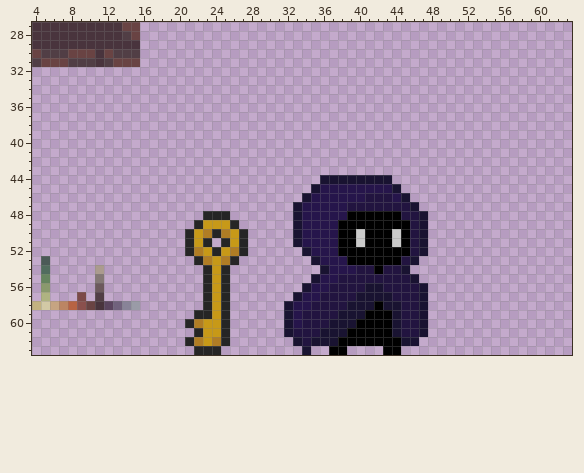
One commit to this pixel-art file: unused/art/in development.ase. This is how it looked before the edit.
64x64 pixels, 1 frame. Colours within 5 levels of each other are drawn and written as one. Shown: x 4..63, y 27..63.
And afterwards:
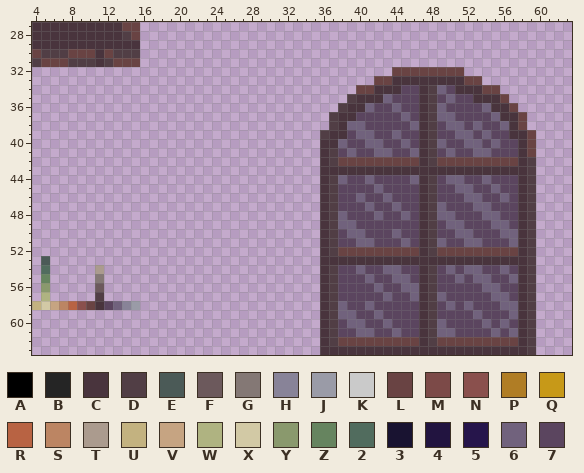
Palette (. is transparent): A #000000  B #252525  C #49343d  D #513e45  E #4b5a57  F #6c595c  G #847875  H #888398  J #9a9ba7  K #cacaca  L #694343  M #7c4a48  N #8a504d  P #b07d25  Q #c79918  R #b86343  S #bc8563  T #ab9b8e  U #c3b280  V #c6a482  W #afb381  X #d2c9a5  Y #8a996d  Z #66845f  2 #516c5e  3 #191331  4 #221440  5 #26154b  6 #71627d  7 #5b455f
The exact change:
{"y":32,"x":44,"old":"........","new":"LLLLLLLL"}
{"y":33,"x":42,"old":"............","new":"LLCCCCCCCCLL"}
{"y":34,"x":40,"old":"................","new":"LLCCC77CD67CCCLL"}
{"y":35,"x":39,"old":"..................","new":"DCCC6777CD7677CCCL"}
{"y":36,"x":38,"old":"....................","new":"DCC677677CD677776CCL"}
{"y":37,"x":37,"old":"......................","new":"DCC7777767CD6677776CCL"}
{"y":38,"x":37,"old":"......................","new":"DC66777776CD76676776CL"}
{"y":39,"x":36,"old":"........................","new":"DCC76677677CD77667677CCL"}
{"y":40,"x":36,"old":"........................","new":"CC677667767CD677667677CL"}
{"y":41,"x":36,"old":"........................","new":"CD767766776CD767766777CL"}
{"y":42,"x":36,"old":"........................","new":"CDLLLLLLLLLCDLLLLLLLLLCD"}
{"y":43,"x":36,"old":"........................","new":"CCCCCCCCCCCCCCCCCCCCCCCD"}
{"y":44,"x":36,"old":"33333333................","new":"CD677677776CD766776777CD"}
{"y":45,"x":35,"old":"3555555553...............","new":".CD777767777CD776677677CD"}
{"y":46,"x":34,"old":"355555544453..............","new":"..CD776776777CD777667767CD"}
{"y":47,"x":33,"old":"35555544444443.............","new":"...CD777677677CD677766777CD"}
{"y":48,"x":23,"old":"BBB","new":"..."}
{"y":48,"x":33,"old":"355555AAAAAA443............","new":"...CD677767767CD667776677CD"}
{"y":49,"x":22,"old":"BQQQB","new":"....."}
{"y":49,"x":33,"old":"35555AAAAAAAA43............","new":"...CD667777777CD766777667CD"}
{"y":50,"x":21,"old":"BQPBPQB","new":"......."}
{"y":50,"x":33,"old":"35555AAKAAAKA43............","new":"...CD766777677CD776677766CD"}
{"y":51,"x":21,"old":"BQB","new":"..."}
{"y":51,"x":25,"old":"BQB","new":"..."}
{"y":51,"x":33,"old":"35555AAKAAAKA43............","new":"...CD776677767CD677667776CD"}
{"y":52,"x":21,"old":"BPQBQPB","new":"......."}
{"y":52,"x":34,"old":"3555AAAAAAAA43............","new":"..CDLLLLLLLLLCDLLLLLLLLLCD"}
{"y":53,"x":22,"old":"BPQPB","new":"....."}
{"y":53,"x":35,"old":"3555AAAAAA43.............","new":".CCCCCCCCCCCCCCCCCCCCCCCD"}
{"y":54,"x":23,"old":"BQB","new":"..."}
{"y":54,"x":36,"old":"355544A443..............","new":"CD776776677CD767667767CD"}
{"y":55,"x":23,"old":"BQB","new":"..."}
{"y":55,"x":35,"old":"355444444443.............","new":".CD777677667CD776766776CD"}
{"y":56,"x":23,"old":"BQB","new":"..."}
{"y":56,"x":34,"old":"35544443344443............","new":"..CD777767766CD777776677CD"}
{"y":57,"x":9,"old":"M","new":"."}
{"y":57,"x":23,"old":"BQB","new":"..."}
{"y":57,"x":33,"old":"355444433334443............","new":"...CD777776776CD677777667CD"}
{"y":58,"x":23,"old":"BQB","new":"..."}
{"y":58,"x":32,"old":"3554444333A33443............","new":"....CD677677777CD767677766CD"}
{"y":59,"x":22,"old":"BBQB","new":"...."}
{"y":59,"x":32,"old":"354444333AAA3443............","new":"....CD667767777CD777767776CD"}
{"y":60,"x":21,"old":"BPQQB","new":"....."}
{"y":60,"x":32,"old":"35444333AAAA3443............","new":"....CD766776777CD677776767CD"}
{"y":61,"x":22,"old":"BQQB","new":"...."}
{"y":61,"x":32,"old":"3444333AAAAA3443............","new":"....CD776677677CD667777676CD"}
{"y":62,"x":21,"old":"BPQPB","new":"....."}
{"y":62,"x":33,"old":"34333AAAAAAA33.............","new":"...CDLLLLLLLLLCDLLLLLLLLLCD"}
{"y":63,"x":22,"old":"BBB","new":"..."}
{"y":63,"x":34,"old":"3","new":"."}
{"y":63,"x":36,"old":".AA....AA...............","new":"CCCCCCCCCCCCCCCCCCCCCCCD"}
